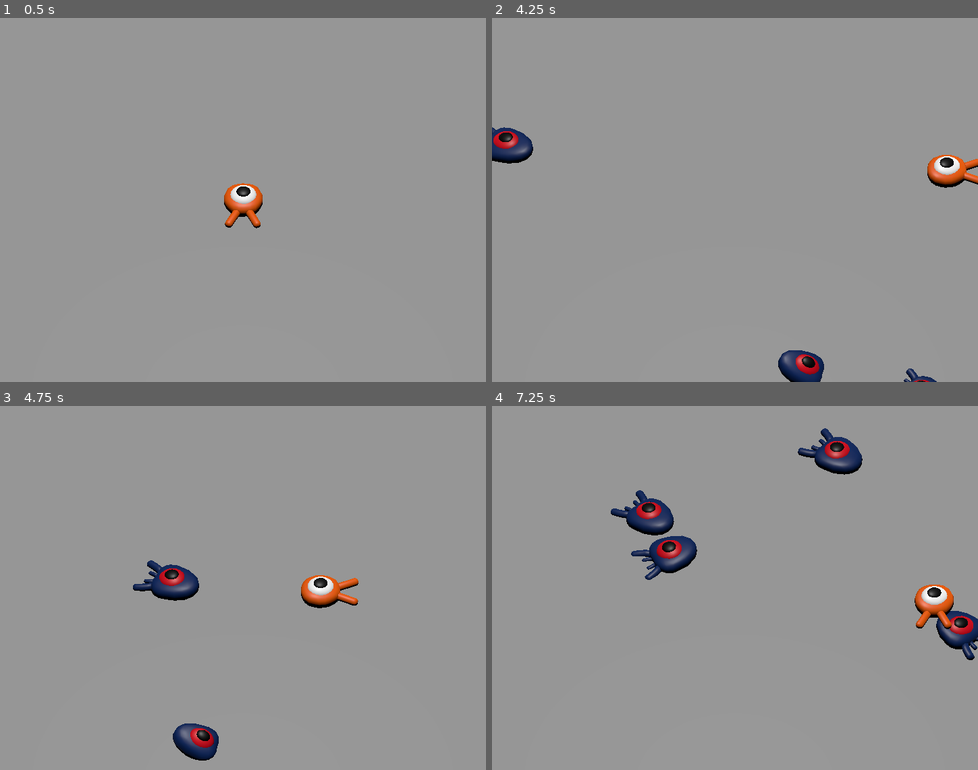
Above: before the commit, frames 1-4 (two rows, left to right).
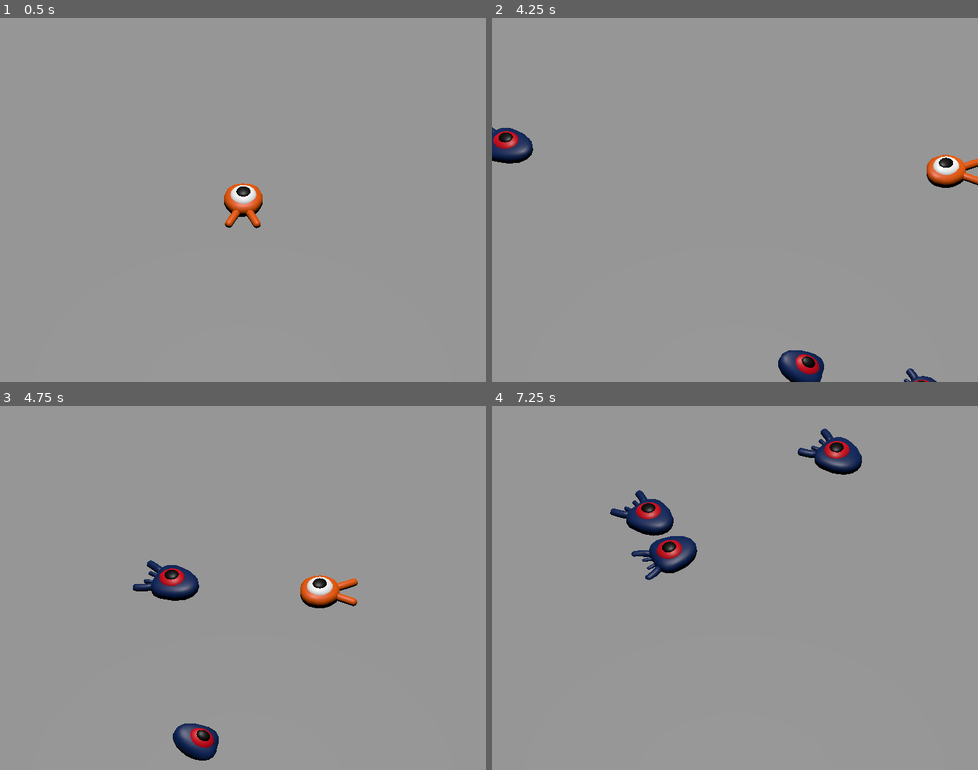
Above: after the commit, the same moments.

Repository: maxumi/Godot-projects
Game: Godot game, scene res://scenes/main.tscn
Same seed, same stepped clock (60 frames per second), same inputs: the game is played once before the commit and once after it.
Inputs:
- Up to frame 1 (0.5 s): no input
- Up to frame 2 (4.25 s): tap Enter at 0.5 s; hold D (move_right) 0.53-1.28 s; tap Space (jump) at 0.6, 0.77, 1.07, 1.35, 1.52, 1.82, 2.1, 2.85, 3.02, 3.32, 3.6, 3.77, 4.07 s; hold S (move_back) 1.28-2.03 s; hold D (move_right) 2.03-2.78 s; hold W (move_forward) 2.78-3.53 s; hold A (move_left) from 3.53 s (still down)
- Up to frame 3 (4.75 s): keep holding A (move_left); tap Space (jump) at 4.35, 4.52 s
- Up to frame 4 (7.25 s): tap Space (jump) at 4.82, 5.1, 5.85, 6.02, 6.32, 6.6, 6.77, 7.07 s; release A (move_left) at 5.03 s; hold S (move_back) 5.03-5.78 s; hold D (move_right) 5.78-6.53 s; hold W (move_forward) from 6.53 s (still down)

Frame 1 is identical in both runs. In frame 2, 0.1% of the frame differs, in the area x 0-100%, y 30-47%; in frame 3, 0.2%; in frame 4, 1.6%, in the area x 24-100%, y 6-70%.

Commit message:
Finished "killing the player"

Diff:
--- a/squash_the_creeps/scenes/main.tscn
+++ b/squash_the_creeps/scenes/main.tscn
@@ -74,10 +74,11 @@
 curve = SubResource("Curve3D_f3fd1")
 
 [node name="SpawnLocation" type="PathFollow3D" parent="SpawnPath"]
-transform = Transform3D(0.00118192, 0, -0.999999, 0, 1, 0, 0.999999, 0, 0.00118192, -23.9307, 0, -19.0427)
+transform = Transform3D(0.00118049, 0, -0.999999, 0, 1, 0, 0.999999, 0, 0.00118049, -23.9307, 0, -19.0427)
 
 [node name="MobTimer" type="Timer" parent="."]
 wait_time = 0.5
 autostart = true
 
+[connection signal="hit" from="Player" to="." method="_on_player_hit"]
 [connection signal="timeout" from="MobTimer" to="." method="_on_mob_timer_timeout"]
--- a/squash_the_creeps/scenes/mob.tscn
+++ b/squash_the_creeps/scenes/mob.tscn
@@ -16,7 +16,7 @@
 [node name="mob" parent="Pivot" instance=ExtResource("2_3kdxo")]
 
 [node name="CollisionShape3D" type="CollisionShape3D" parent="."]
-transform = Transform3D(1, 0, 0, 0, 1, 0, 0, 0, 1, 0, 9.83477e-07, 0)
+transform = Transform3D(1, 0, 0, 0, 1, 0, 0, 0, 1, 0, 0.5, 0)
 shape = SubResource("BoxShape3D_ikmfe")
 
 [node name="VisibleOnScreenNotifier3D" type="VisibleOnScreenNotifier3D" parent="."]
--- a/squash_the_creeps/scenes/player.tscn
+++ b/squash_the_creeps/scenes/player.tscn
@@ -1,10 +1,14 @@
-[gd_scene load_steps=4 format=3 uid="uid://c66j2lapml010"]
+[gd_scene load_steps=5 format=3 uid="uid://c66j2lapml010"]
 
 [ext_resource type="Script" path="res://scripts/player.gd" id="1_gn04d"]
 [ext_resource type="PackedScene" uid="uid://byypk02uorbql" path="res://assets/art/player.glb" id="1_otdoo"]
 
 [sub_resource type="SphereShape3D" id="SphereShape3D_607xr"]
 radius = 1.0
+
+[sub_resource type="CylinderShape3D" id="CylinderShape3D_iv087"]
+height = 0.5
+radius = 1.25907
 
 [node name="Player" type="CharacterBody3D"]
 collision_mask = 6
@@ -16,3 +20,14 @@
 
 [node name="CollisionShape3D" type="CollisionShape3D" parent="."]
 shape = SubResource("SphereShape3D_607xr")
+
+[node name="MobDetector" type="Area3D" parent="."]
+collision_layer = 0
+collision_mask = 2
+monitorable = false
+
+[node name="CollisionShape3D" type="CollisionShape3D" parent="MobDetector"]
+transform = Transform3D(1, 0, 0, 0, 1, 0, 0, 0, 1, 0, 0.057203, 0)
+shape = SubResource("CylinderShape3D_iv087")
+
+[connection signal="body_entered" from="MobDetector" to="." method="_on_mob_detector_body_entered"]
--- a/squash_the_creeps/scripts/main.gd
+++ b/squash_the_creeps/scripts/main.gd
@@ -18,3 +18,6 @@
 
 	# Spawn the mob by adding it to the Main scene.
 	add_child(mob)
+
+func _on_player_hit():
+	$MobTimer.stop()
--- a/squash_the_creeps/scripts/mob.gd
+++ b/squash_the_creeps/scripts/mob.gd
@@ -5,7 +5,7 @@
 # Maximum speed of the mob in meters per second.
 @export var max_speed = 18
 
-# Emitted when the player jumped on the mob.
+# Emitted when the player jumped on the mob
 signal squashed
 
 func _physics_process(_delta):
@@ -33,4 +33,4 @@
 
 func squash():
 	squashed.emit()
-	queue_free()
+	queue_free() # Destroy this node
--- a/squash_the_creeps/scripts/player.gd
+++ b/squash_the_creeps/scripts/player.gd
@@ -1,33 +1,40 @@
 extends CharacterBody3D
 
-# How fast the player moves in meters per second.
+signal hit
+
+# How fast the player moves in meters per second
 @export var speed = 14
-# The downward acceleration when in the air, in meters per second squared.
+# The downward acceleration while in the air, in meters per second squared.
 @export var fall_acceleration = 75
-
 # Vertical impulse applied to the character upon jumping in meters per second.
 @export var jump_impulse = 20
+# Vertical impulse applied to the character upon bouncing over a mob
+# in meters per second.
+@export var bounce_impulse = 16
+
 var target_velocity = Vector3.ZERO
 
-# Vertical impulse applied to the character upon bouncing over a mob in
-# meters per second.
-@export var bounce_impulse = 16
 
 func _physics_process(delta):
+	# We create a local variable to store the input direction
 	var direction = Vector3.ZERO
 
+	# We check for each move input and update the direction accordingly
 	if Input.is_action_pressed("move_right"):
-		direction.x += 1
+		direction.x = direction.x + 1
 	if Input.is_action_pressed("move_left"):
-		direction.x -= 1
+		direction.x = direction.x - 1
 	if Input.is_action_pressed("move_back"):
-		direction.z += 1
+		# Notice how we are working with the vector's x and z axes.
+		# In 3D, the XZ plane is the ground plane.
+		direction.z = direction.z + 1
 	if Input.is_action_pressed("move_forward"):
-		direction.z -= 1
+		direction.z = direction.z - 1
 
+	# Prevent diagonal moving fast af
 	if direction != Vector3.ZERO:
 		direction = direction.normalized()
-		$Pivot.basis = Basis.looking_at(direction)
+		$Pivot.look_at(position + direction, Vector3.UP)
 
 	# Ground Velocity
 	target_velocity.x = direction.x * speed
@@ -37,11 +44,12 @@
 	if not is_on_floor(): # If in the air, fall towards the floor. Literally gravity
 		target_velocity.y = target_velocity.y - (fall_acceleration * delta)
 
-		# Jumping.
+	# Jumping.
 	if is_on_floor() and Input.is_action_just_pressed("jump"):
 		target_velocity.y = jump_impulse
 
 	# Iterate through all collisions that occurred this frame
+	# in C this would be for(int i = 0; i < collisions.Count; i++)
 	for index in range(get_slide_collision_count()):
 		# We get one of the collisions with the player
 		var collision = get_slide_collision(index)
@@ -49,6 +57,7 @@
 		# If the collision is with ground
 		if collision.get_collider() == null:
 			continue
+
 		# If the collider is with a mob
 		if collision.get_collider().is_in_group("mob"):
 			var mob = collision.get_collider()
@@ -63,3 +72,11 @@
 	# Moving the Character
 	velocity = target_velocity
 	move_and_slide()
+
+# And this function at the bottom.
+func die():
+	hit.emit()
+	queue_free()
+
+func _on_mob_detector_body_entered(body):
+	die()
